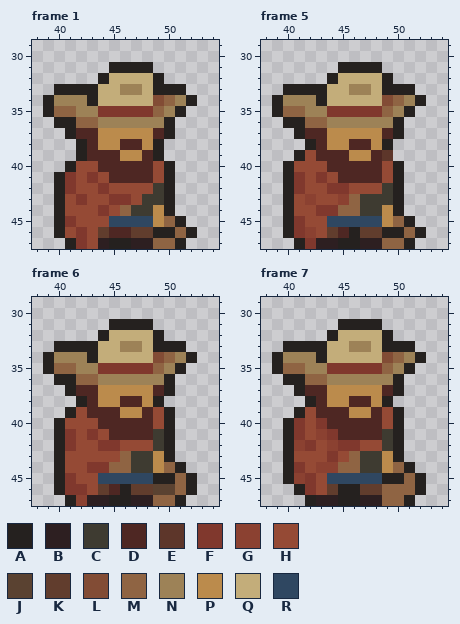
Pixel-art file: Assets/Art/cowboy_idle.aseprite. Above is the file before it was changed.
64x48 pixels, 23 frames. Colours within 5 levels of each other are drawn and written as one. Shown: frame 1: x 38..54, y 29..47; frame 5: x 38..54, y 29..47; frame 6: x 38..54, y 29..47; frame 7: x 38..54, y 29..47. The commit also changed other frames, which this record leaves out.
Palette (. is transparent): A #25211f  B #2d1f21  C #3e3b31  D #4e2723  E #5d362a  F #80382d  G #8b4131  H #954a35  J #5a4231  K #613d2d  L #824c35  M #8f6443  N #9d8257  P #bb8b4c  Q #c3ad7a  R #2f4761
And afterwards:
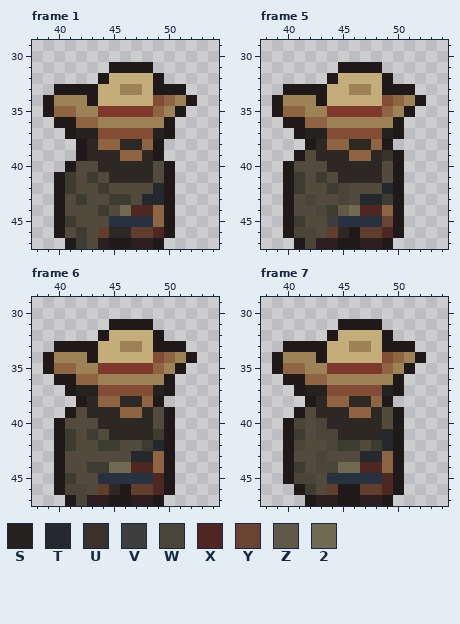
Colours new in this view: S #25211f  T #25282d  U #39312b  V #3d3e3d  W #4b4539  X #4e2723  Y #6a4333  Z #615947  2 #716a53
Commit: update idle animation colours
Difference:
layer "Torso" added
layer "Whip" removed
layer "Jacket" removed
colour A: #25211f -> #1f1919
colour D: #4e2723 -> #2d2824
colour H: #954a35 -> #524a3d
colour R: #2f4761 -> #27313f
Frame 1:
y 37: x 42..49 DDPPPPPD -> SSLLLLLS
y 38: x 44..45 PP -> MM; x 48 P -> M
y 39: x 46..47 PP -> MM
y 41: x 41 F -> C; x 43 F -> C
y 42: x 41 F -> C; x 44 F -> C; x 49 C -> T
y 43: x 42 F -> C; x 45..46 FF -> CC; x 48..49 CC -> TT
y 44: x 44 F -> C; x 46..49 MCCP -> 2XXM
y 45: x 41 F -> C; x 49..51 PMA -> MA.
y 46: x 42 F -> C; x 49 A -> X; x 51..52 MA -> ..
y 47: x 42 F -> C; x 49..51 MMA -> A..
Frame 5:
y 37: x 42..49 DDPPPPPD -> SSLLLLLS
y 38: x 44..45 PP -> MM; x 48 P -> M
y 39: x 46..47 PP -> MM; x 49..50 E. -> UA
y 41: x 41 F -> C; x 43 F -> C
y 42: x 41 F -> C; x 44..45 FF -> CW; x 49 C -> T
y 43: x 42 G -> W; x 45..48 GMCC -> WHTT
y 44: x 43..49 FFMMCCP -> WCZ2XXM
y 45: x 41 F -> C; x 44 R -> V; x 49..51 PMA -> YA.
y 46: x 41..42 FG -> WW; x 49 A -> X; x 51..52 MA -> ..
y 47: x 42 F -> W; x 49..51 MMA -> A..
Frame 6:
y 37: x 42..49 DDPPPPPD -> SSLLLLLS
y 38: x 44..45 PP -> MM; x 48 P -> M
y 39: x 46..47 PP -> MM
y 41: x 41 F -> C; x 43 F -> C
y 42: x 41 F -> C; x 44..45 FF -> CC; x 48..49 HC -> CT
y 43: x 46..49 MCCP -> HTTM
y 44: x 43..51 FFMMCCPMA -> CC22XXMA.
y 45: x 41 F -> C; x 49 A -> X; x 51..52 MA -> ..
y 46: x 41..42 FF -> WW; x 49..52 JJMA -> XA..
y 47: x 42 G -> W; x 49..51 MMA -> A..
Frame 7:
y 37: x 42..49 DDPPPPPD -> SSLLLLLS
y 38: x 44..45 PP -> MM; x 48 P -> M
y 39: x 46..47 PP -> MM
y 40: x 41 F -> W; x 43 F -> W
y 41: x 41 F -> C; x 43..44 GF -> WW; x 49 C -> T
y 42: x 41..42 GF -> WH; x 44..46 GFF -> WCC; x 48..49 HC -> CT
y 43: x 43..44 HF -> WH; x 46..49 MCCP -> HTTM
y 44: x 41 F -> C; x 43..51 GGMMCCPMA -> WW22XXMA.
y 45: x 41..42 GF -> WW; x 49 A -> X; x 51..52 MA -> ..
y 46: x 42 F -> C; x 49..52 MMMA -> XA..
y 47: x 49..51 MMA -> A..
Boxes around the changes in both pictures, in picture pixels (x1, y1, x2, y2):
changed: (43, 62, 197, 249)
changed: (272, 62, 426, 249)
changed: (43, 319, 197, 506)
changed: (272, 319, 426, 506)
